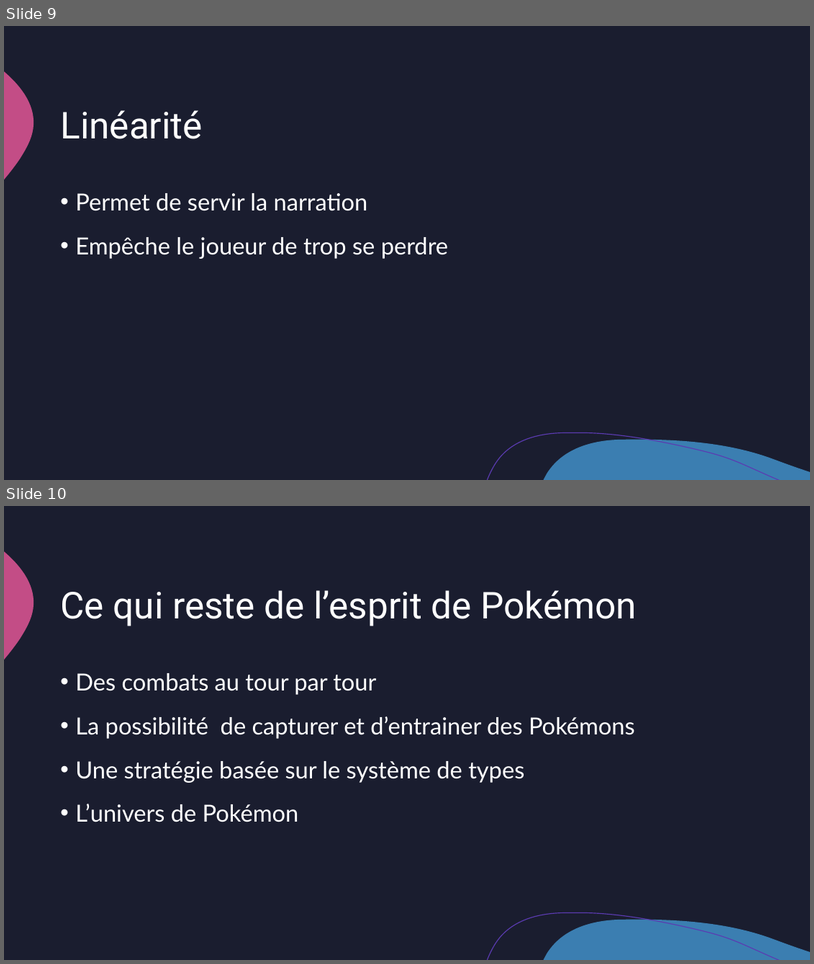
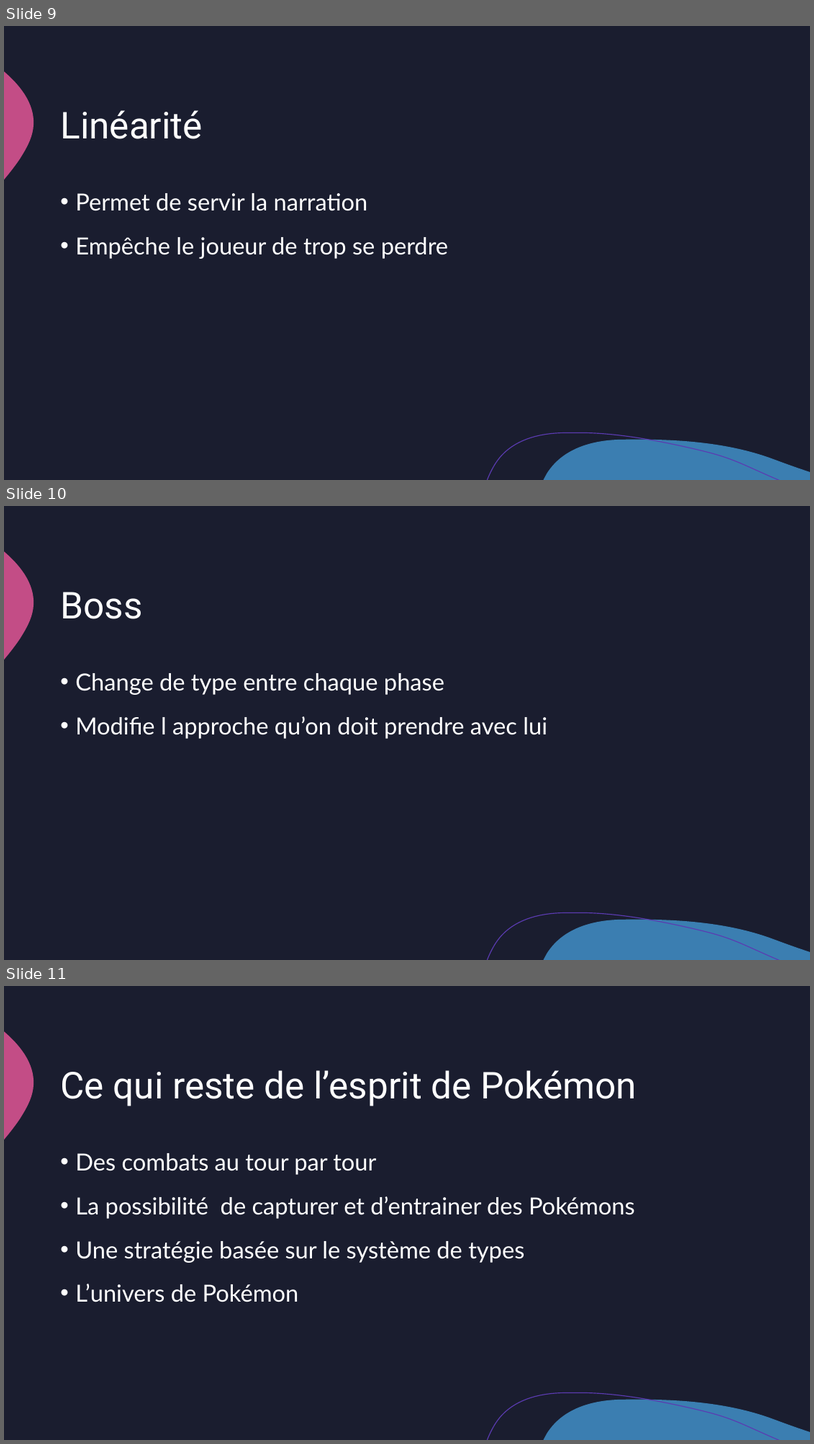
Before and after one commit to Xale0/BEECKMANS-VANELSLANDER, a slide deck: BEECKMANS-VANESLANDER/Présentation/Demake Pokémon.odp. Shown one above the other, each under a label of ours: slides 9 and 10 before the commit, slides 9, 10 and 11 after it. The pictures are 814x964 and 814x1444 pixels, drawn with LibreOffice and Linux fonts; fonts in the diff are those of the drawing. Boxes give left, top, right and bottom in pixels: in the first picture for what was removed or moved away, otherwise in the second. Text is boxed around its words. In the diff, an @@ line names an element or a change of style, - is before the commit and + after.

Commit message:
changement du la presentation

```diff
--- a/BEECKMANS-VANESLANDER/Présentation/Demake Pokémon.odp
+++ b/BEECKMANS-VANESLANDER/Présentation/Demake Pokémon.odp
@@ slide 10 added at <box>4,506,810,960</box>, background #1A1D2F; not listed: 3 template elements that a slide beside it also shows @@
@@ title added at <box>60,592,142,619</box>, 44 pt, text #FFFFFF @@
+Boss
@@ text added at <box>75,673,548,739</box>, 28 pt, text #FFFFFF @@
+• Change de type entre chaque phase
+• Modifie l approche qu’on doit prendre avec lui
@@ what was slide 10 is now slide 11 @@
```
Also in this commit, not shown: 1 slide changed.
